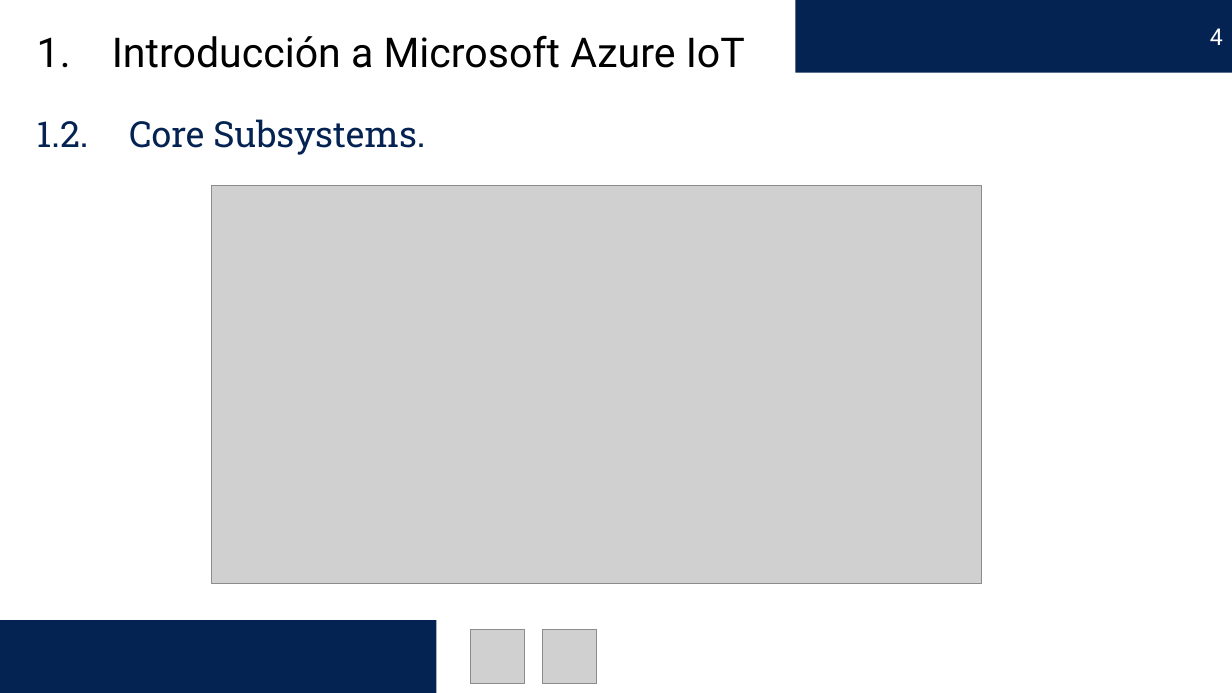
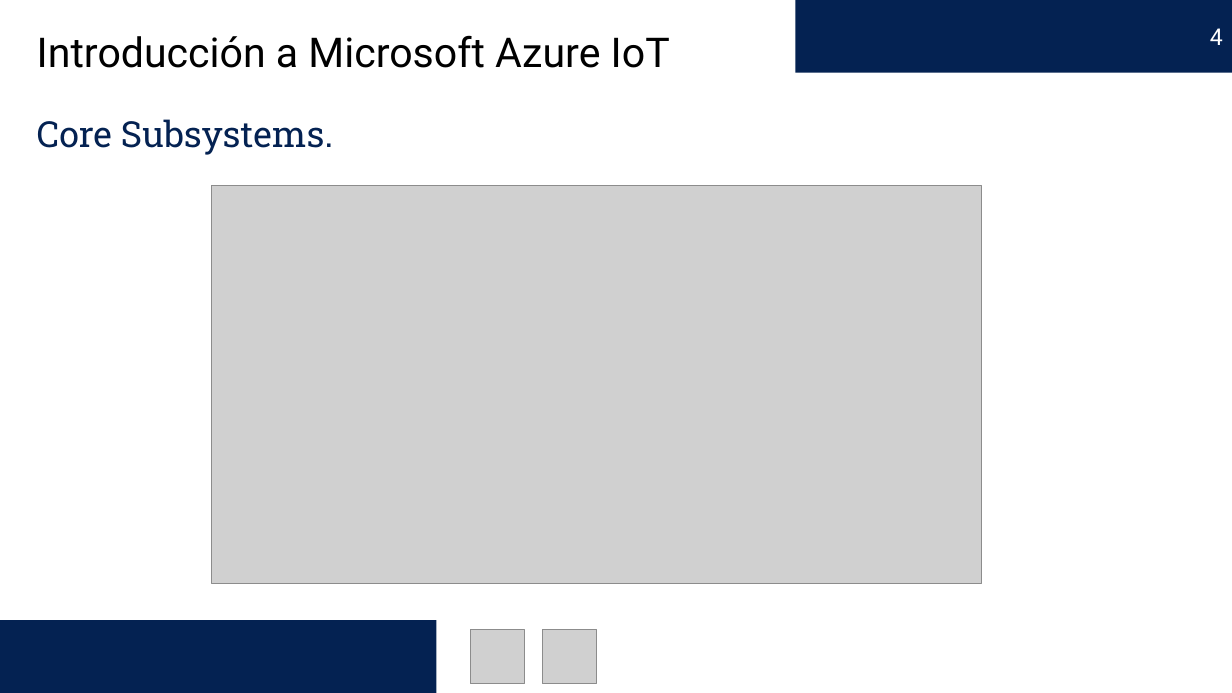
Before and after one commit to edercarmona/AzureIoT, a slide deck: slide 4 of Introducción a Microsoft Azure IoT.pptx. Drawn at 1232x693 pixels with LibreOffice and Linux fonts; fonts in the diff are those of the drawing; grey boxes stand for pictures. Boxes give left, top, right and bottom in pixels: in the first picture for what was removed or moved away, otherwise in the second. Text is boxed around its words. In the diff, an @@ line names an element or a change of style, - is before the commit and + after.

```diff
--- a/Introducción a Microsoft Azure IoT.pptx
+++ b/Introducción a Microsoft Azure IoT.pptx
@@ text "Introducción a Microsoft Azure IoT" at [37,35,670,68]: bullet 1. to none @@
@@ text at [37,119,333,155]: text changed @@
-1.2. Core Subsystems.
+Core Subsystems.
```
Also in this commit, not shown: 3 other slides changed, 7 slides added, 6 other files.
